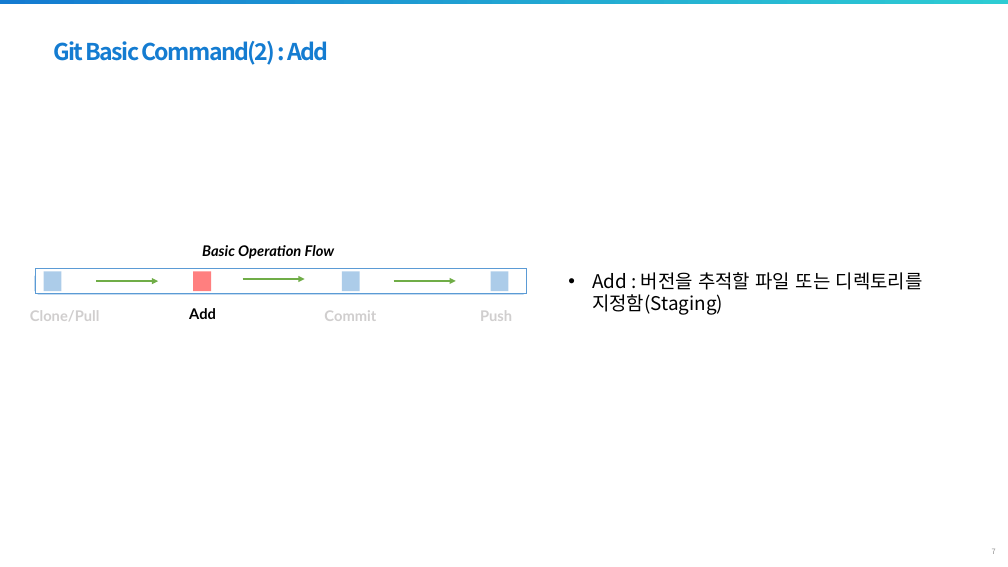
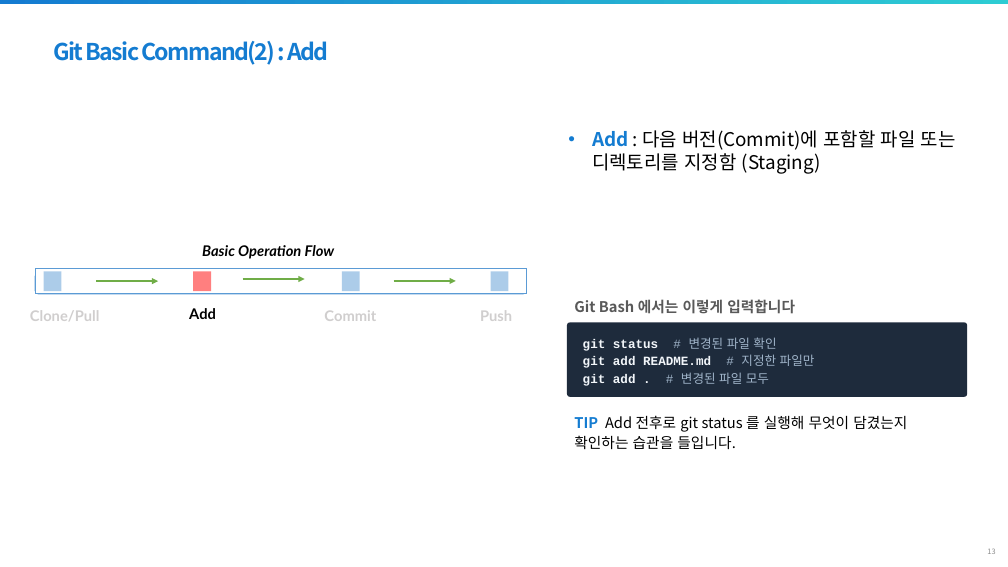
Before and after one commit to jaewoojun070225/gachon2026, a slide deck: slide 13 of 학습파일/SoC100_3.pptx (slide 7 before the commit). Drawn at 1008x567 pixels with LibreOffice and Linux fonts; fonts in the diff are those of the drawing; background and template pictures are left out. Boxes give left, top, right and bottom in pixels: in the first picture for what was removed or moved away, otherwise in the second. Text is boxed around its words. In the diff, an @@ line names an element or a change of style, - is before the commit and + after.

Commit message:
학습파일 누락되어 수정

```diff
--- a/학습파일/SoC100_3.pptx
+++ b/학습파일/SoC100_3.pptx
@@ text at bbox=[592, 130, 956, 174]: text changed @@
-• Add : 버전을 추적할 파일 또는 디렉토리를 지정함(Staging)
+• Add : 다음 버전(Commit)에 포함할 파일 또는 디렉토리를 지정함 (Staging)
@@ text added at bbox=[574, 299, 795, 314], 14 pt, text #595959, bold @@
+Git Bash 에서는 이렇게 입력합니다
@@ rounded rectangle added at bbox=[567, 323, 967, 397], fill #1E2B3C, 12 pt, text #F2F6FA, bold @@
+git status # 변경된 파일 확인
+git add README.md # 지정한 파일만
+git add . # 변경된 파일 모두
@@ text added at bbox=[574, 415, 907, 449], 14 pt, text #000000 @@
+TIP Add 전후로 git status 를 실행해 무엇이 담겼는지 확인하는 습관을 들입니다.
@@ page number at bbox=[987, 548, 995, 554]: text changed @@
-7
+13
```
Also in this commit, not shown: 10 other slides changed, 22 slides added, 2 other files.
